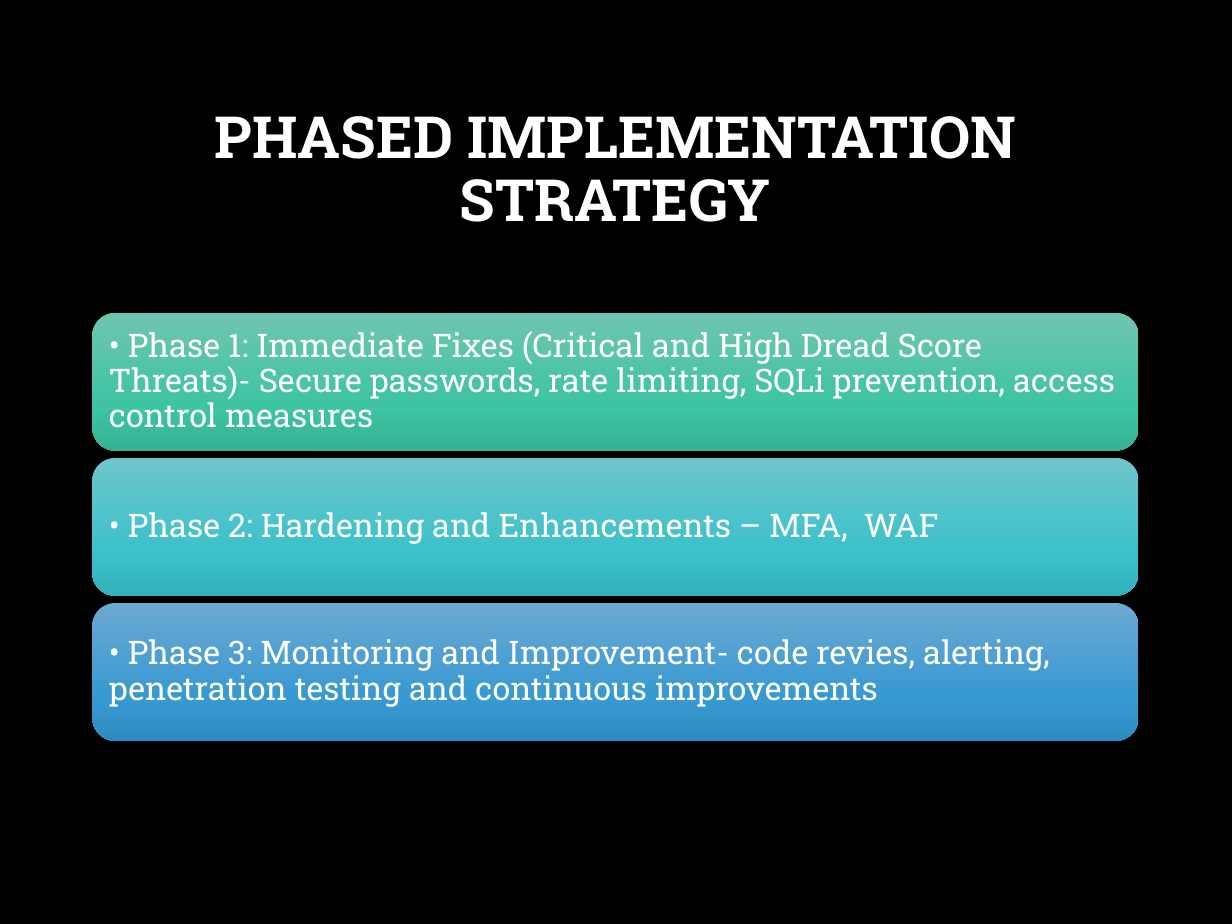
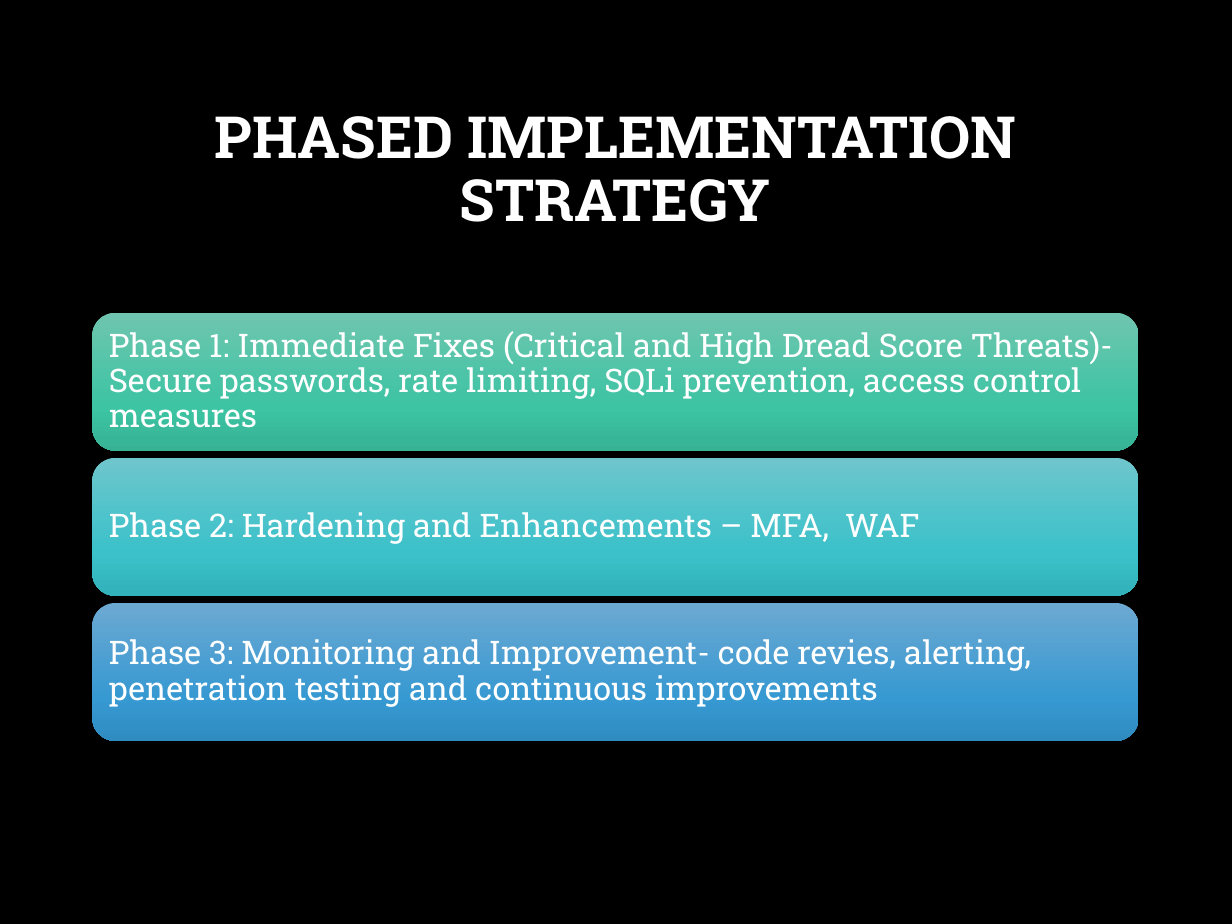
Before and after one commit to rafis-hub/sec_arch_design, a slide deck: slide 13 of security_arcitecture_design_askhseis/Threat_Modeling_Presentation.pptx. Drawn at 1232x924 pixels with LibreOffice and Linux fonts; fonts in the diff are those of the drawing; background and template pictures are left out. Boxes give left, top, right and bottom in pixels: in the first picture for what was removed or moved away, otherwise in the second. Text is boxed around its words. In the diff, an @@ line names an element or a change of style, - is before the commit and + after.

```diff
--- a/security_arcitecture_design_askhseis/Threat_Modeling_Presentation.pptx
+++ b/security_arcitecture_design_askhseis/Threat_Modeling_Presentation.pptx
@@ text at [109, 331, 1113, 428]: text changed @@
-• Phase 1: Immediate Fixes (Critical and High Dread Score Threats)- Secure passwords, rate limiting, SQLi prevention, access control measures
+Phase 1: Immediate Fixes (Critical and High Dread Score Threats)- Secure passwords, rate limiting, SQLi prevention, access control measures
@@ text at [109, 512, 920, 544]: text changed @@
-• Phase 2: Hardening and Enhancements – MFA, WAF
+Phase 2: Hardening and Enhancements – MFA, WAF
@@ text at [109, 639, 1031, 707]: text changed @@
-• Phase 3: Monitoring and Improvement- code revies, alerting, penetration testing and continuous improvements
+Phase 3: Monitoring and Improvement- code revies, alerting, penetration testing and continuous improvements
```
Also in this commit, not shown: 5 other slides changed, 2 other files.
